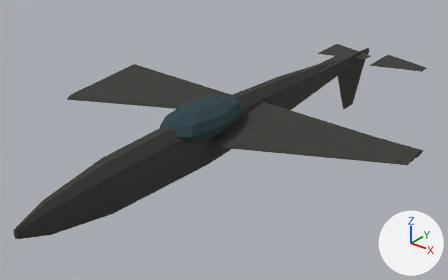
The glTF model game/assets/units/f15_Destroyed.glb, before and after one commit.
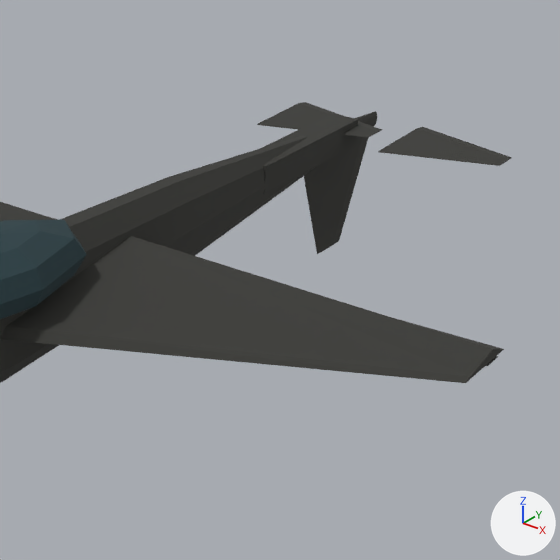
Each version appears first whole from a 50 mm camera at (12.39, -16.7, 11.1) aimed at (-0.48, -0.62, 1.13), and next in a close-up on the part from 46% to 100% of the width and 0% to 86% of the height. Arrows for +X, +Y and +Z are at lower right; the lights stay in place. The first two pictures are the older version. Where no turn or scale is listed for an object, it has been applied to the vertices.

Objects in the first close-up: 'Cockpit', 'Elevator_L', 'Elevator_R', 'Fuselage', 'Rudder', 'TailBoom', 'Wing_L', 'Wing_R'.
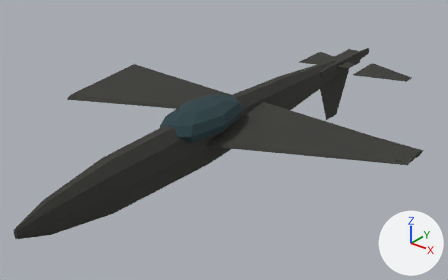
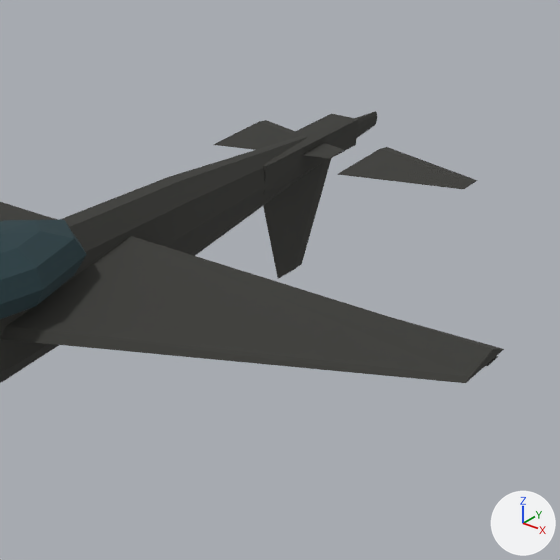
Boxes [x1, y1, x2, y2] around the edits, measured in the close-ups (560 x 560 px):
'Rudder', moved: before [304, 136, 369, 254]; after [263, 159, 331, 279]
'Elevator_R', moved: before [378, 127, 512, 166]; after [337, 147, 478, 189]
'Elevator_L', moved: before [257, 102, 382, 137]; after [214, 120, 344, 158]

The change, as a list of edits to the scene's bpy script:
```text
Change ob_elevator_l:
    ob_elevator_l.location: (-1.3, 8.16, 2.29) -> (-1.3, 6.61, 2.29)
Change ob_elevator_r:
    ob_elevator_r.location: (1.3, 8.16, 2.29) -> (1.3, 6.61, 2.29)
Change ob_rudder:
    ob_rudder.location: (0.0, 8.16, 2.17) -> (0.0, 6.61, 2.17)
```
